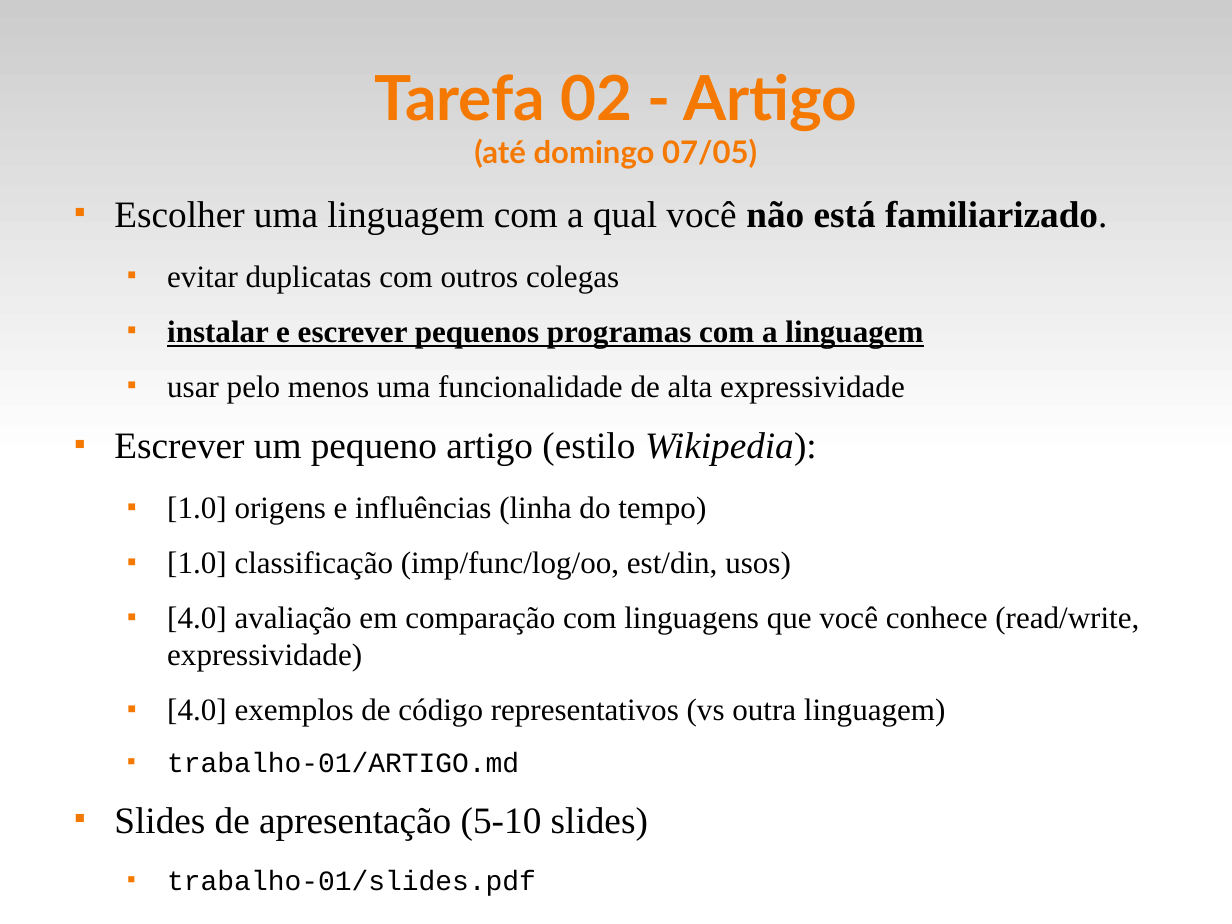
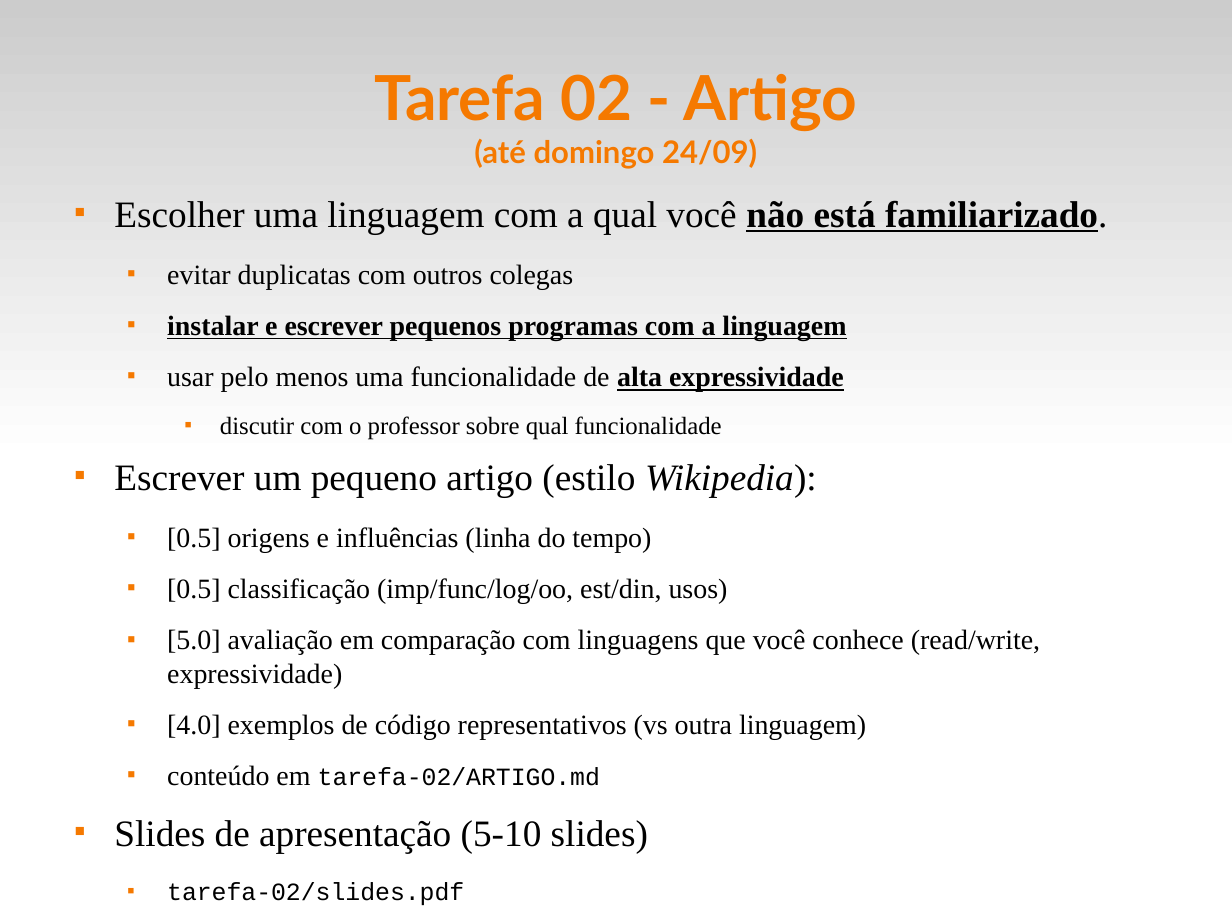
Before and after one commit to fsantanna-uerj/EDL, a slide deck: slide 10 of slides/edl-00.odp (slide 5 before the commit). Drawn at 1232x924 pixels with LibreOffice and Linux fonts; fonts in the diff are those of the drawing. Boxes give left, top, right and bottom in pixels: in the first picture for what was removed or moved away, otherwise in the second. Text is boxed around its words. In the diff, an @@ line names an element or a change of style, - is before the commit and + after.

```diff
--- a/slides/edl-00.odp
+++ b/slides/edl-00.odp
@@ title at [375, 74, 857, 169]: text changed @@
-Tarefa 02 - Artigo
-(até domingo 07/05)
+Tarefa 02 - Artigo
+(até domingo 24/09)
@@ text at [114, 200, 1107, 905]: paragraph added @@
+    ■ discutir com o professor sobre qual funcionalidade
@@ text at [114, 200, 1107, 740]: underline on in "não está familiarizado.", "alta expressividade"; size 20 to 18 pt in "evitar duplicatas com outros colegas", "instalar e escrever pequenos programas com a ...", "usar pelo menos uma funcionalidade de alta ...", "[4.0] exemplos de código representativos (vs outra ..."; bold on in "alta expressividade" @@
@@ text at [167, 527, 1040, 688]: text changed; size 20 to 18 pt @@
-  ■ [1.0] origens e influências (linha do tempo)
-  ■ [1.0] classificação (imp/func/log/oo, est/din, usos)
-  ■ [4.0] avaliação em comparação com linguagens que você conhece (read/write, expressividade)
+  ■ [0.5] origens e influências (linha do tempo)
+  ■ [0.5] classificação (imp/func/log/oo, est/din, usos)
+  ■ [5.0] avaliação em comparação com linguagens que você conhece (read/write, expressividade)
@@ text at [167, 765, 600, 786]: text changed; size 18 to 16 pt @@
-  ■ trabalho-01/ARTIGO.md
+  ■ conteúdo em tarefa-02/ARTIGO.md
@@ text at [167, 882, 464, 905]: text changed; size 18 to 16 pt @@
-  ■ trabalho-01/slides.pdf
+  ■ tarefa-02/slides.pdf
```
Also in this commit, not shown: 11 other slides changed, 3 slides removed, 9 other files.
